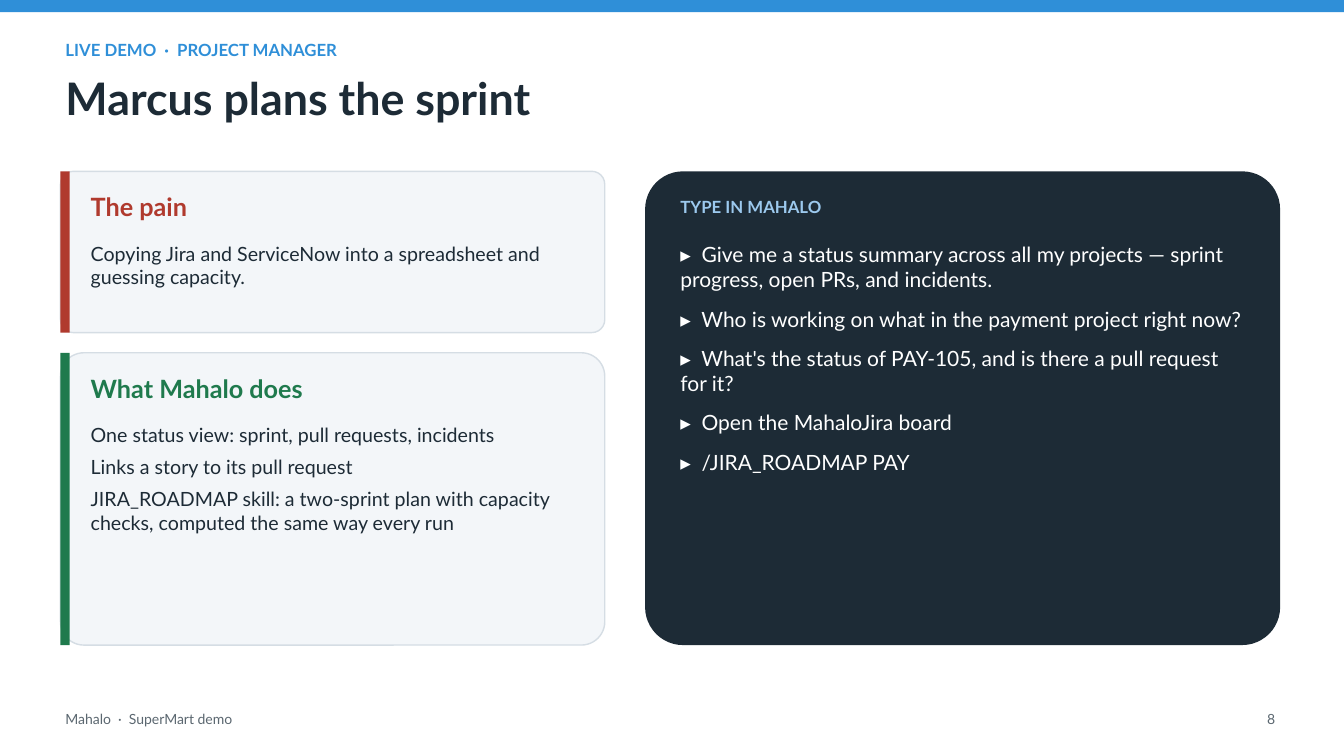
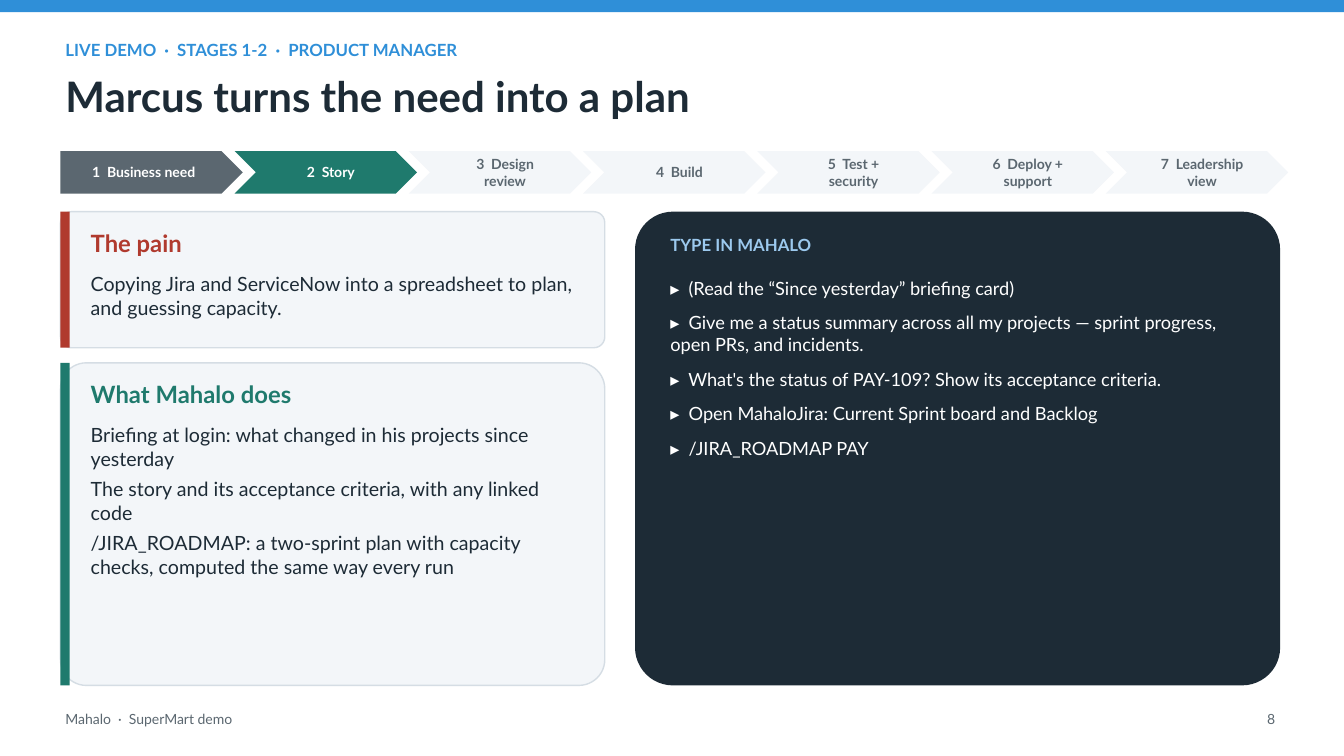
Before and after one commit to tjblavakumar/mahalo-agentcore, a slide deck: slide 8 of docs/Mahalo_SuperMart_Demo.pptx. Drawn at 1344x756 pixels with LibreOffice and Linux fonts; fonts in the diff are those of the drawing. Boxes give left, top, right and bottom in pixels: in the first picture for what was removed or moved away, otherwise in the second. Text is boxed around its words. In the diff, an @@ line names an element or a change of style, - is before the commit and + after.

Commit message:
docs: deck and demo script follow one feature (PAY-109) end to end with all four personas, CI/CD and the login briefing

```diff
--- a/docs/Mahalo_SuperMart_Demo.pptx
+++ b/docs/Mahalo_SuperMart_Demo.pptx
@@ text at [65, 43, 457, 56]: text changed @@
-LIVE DEMO · PROJECT MANAGER
+LIVE DEMO · STAGES 1-2 · PRODUCT MANAGER
@@ text at [65, 80, 689, 119]: text changed; size 32 to 30 pt @@
-Marcus plans the sprint
+Marcus turns the need into a plan
@@ pentagon arrow added at [60, 151, 243, 194], fill #5B6770, 10 pt, text #FFFFFF, bold @@
+1 Business need
@@ chevron added at [235, 151, 417, 194], fill #1F7A6D, 10 pt, text #FFFFFF, bold @@
+2 Story
@@ chevron added at [409, 151, 592, 194], fill #F3F6F9, 10 pt, text #5B6770, bold @@
+3 Design review
@@ chevron added at [584, 151, 766, 194], fill #F3F6F9, 10 pt, text #5B6770, bold @@
+4 Build
@@ chevron added at [757, 151, 940, 194], fill #F3F6F9, 10 pt, text #5B6770, bold @@
+5 Test + security
@@ chevron added at [932, 151, 1114, 194], fill #F3F6F9, 10 pt, text #5B6770, bold @@
+6 Deploy + support
@@ chevron added at [1106, 151, 1289, 194], fill #F3F6F9, 10 pt, text #5B6770, bold @@
+7 Leadership view
@@ rounded rectangle: place and size @@
-rounded rectangle at [60, 171, 605, 333]
+rounded rectangle at [60, 212, 605, 348]
@@ rectangle: place and size @@
-rectangle at [60, 171, 70, 333]
+rectangle at [60, 212, 70, 348]
@@ text "The pain": place and size @@
-text "The pain" at [91, 197, 187, 221]
+text "The pain" at [91, 234, 182, 256]
@@ text "The pain" at [91, 234, 182, 256]: size 18 to 17 pt @@
@@ rounded rectangle: place and size @@
-rounded rectangle at [645, 171, 1280, 645]
+rounded rectangle at [635, 212, 1280, 686]
@@ text "TYPE IN MAHALO": place and size @@
-text "TYPE IN MAHALO" at [680, 200, 821, 213]
+text "TYPE IN MAHALO" at [670, 238, 811, 251]
@@ text at [91, 276, 572, 319]: text changed @@
-Copying Jira and ServiceNow into a spreadsheet and guessing capacity.
+Copying Jira and ServiceNow into a spreadsheet to plan, and guessing capacity.
@@ text "▸ (Read the “Since yesterday” ...": place and size @@
-text "▸ (Read the “Since yesterday” ..." at [680, 246, 1241, 473]
+text "▸ (Read the “Since yesterday” ..." at [670, 281, 1217, 458]
@@ text at [689, 281, 1014, 299]: paragraph added @@
+▸ (Read the “Since yesterday” briefing card)
@@ text at [670, 315, 1217, 458]: size 15 to 13 pt in "▸ Give me a status summary across ...", "▸ /JIRA_ROADMAP PAY"; less space between paragraphs @@
@@ rounded rectangle: place and size @@
-rounded rectangle at [60, 353, 605, 645]
+rounded rectangle at [60, 363, 605, 686]
@@ rectangle: place and size @@
-rectangle at [60, 353, 70, 645]
+rectangle at [60, 363, 70, 686]
@@ rectangle at [60, 363, 70, 686]: fill #1F7A4D to #1F7A6D @@
@@ text "What Mahalo does" at [91, 385, 291, 403]: size 18 to 17 pt, text colour #1F7A4D to #1F7A6D @@
@@ text at [688, 372, 1161, 424]: text changed; size 15 to 13 pt @@
-▸ Who is working on what in the payment project right now?
-▸ What's the status of PAY-105, and is there a pull request for it?
-▸ Open the MahaloJira board
+▸ What's the status of PAY-109? Show its acceptance criteria.
+▸ Open MahaloJira: Current Sprint board and Backlog
@@ text at [91, 427, 539, 578]: text changed @@
-One status view: sprint, pull requests, incidents
-Links a story to its pull request
-JIRA_ROADMAP skill: a two-sprint plan with capacity checks, computed the same way every run
+Briefing at login: what changed in his projects since yesterday
+The story and its acceptance criteria, with any linked code
+/JIRA_ROADMAP: a two-sprint plan with capacity checks, computed the same way every run
```
Also in this commit, not shown: 9 other slides changed, 5 slides added, 2 slides removed, 5 other files.
